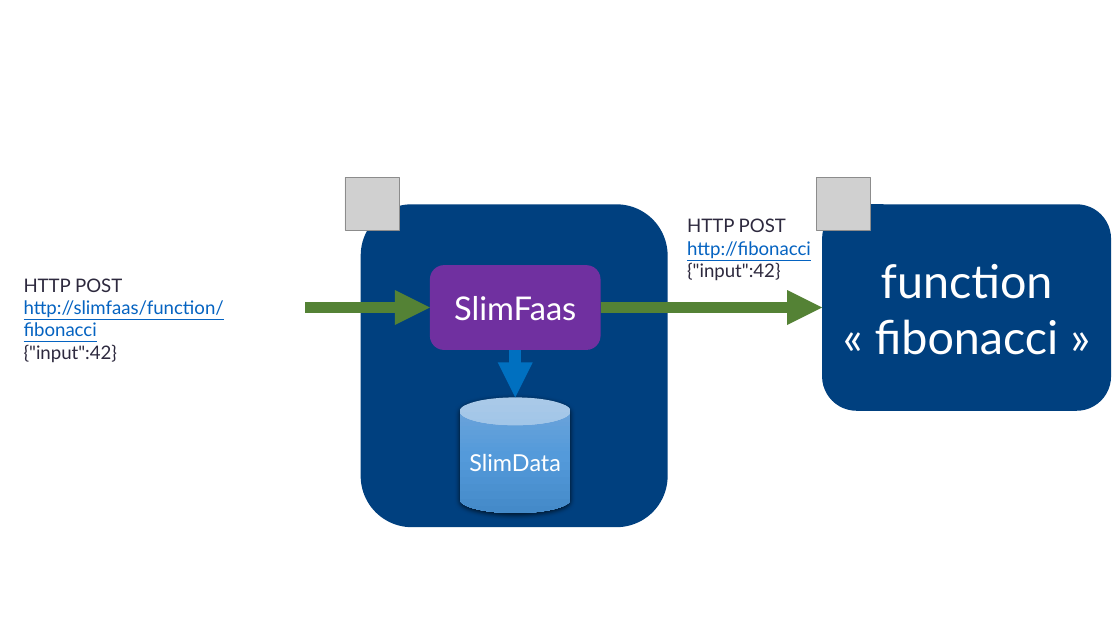
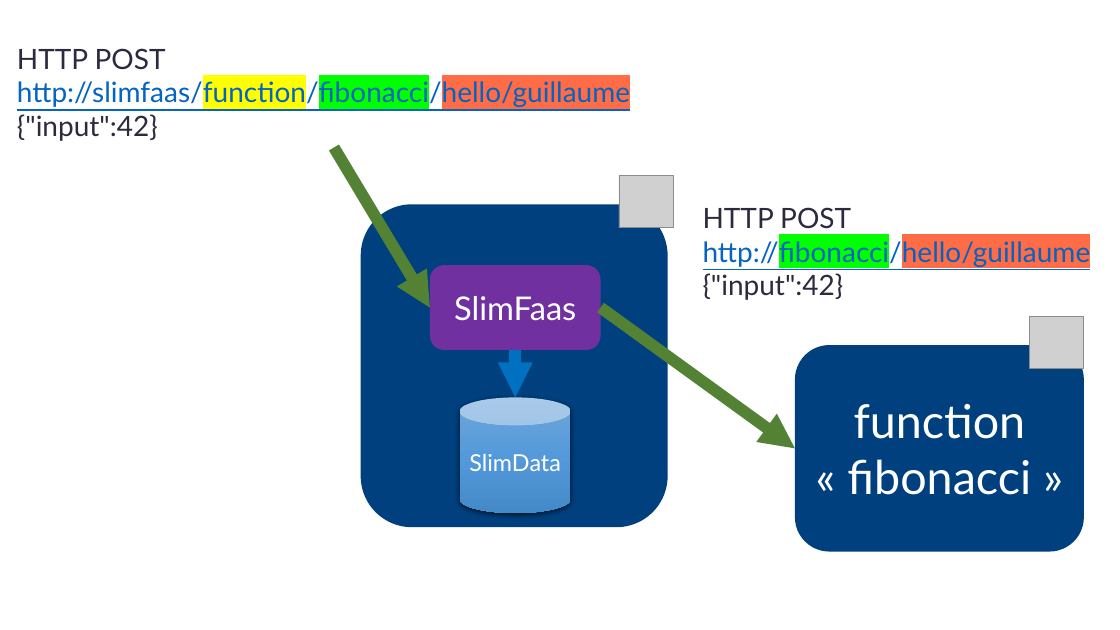
Before and after one commit to AxaFrance/SlimFaas, a slide deck: slide 3 of documentation/slimfaas.pptx (slide 2 before the commit). Drawn at 1120x630 pixels with LibreOffice and Linux fonts; fonts in the diff are those of the drawing; grey boxes stand for pictures. Boxes give left, top, right and bottom in pixels: in the first picture for what was removed or moved away, otherwise in the second. Text is boxed around its words. In the diff, an @@ line names an element or a change of style, - is before the commit and + after.

```diff
--- a/documentation/slimfaas.pptx
+++ b/documentation/slimfaas.pptx
@@ text "HTTP POST": place and size @@
-text "HTTP POST" at [24, 278, 224, 363]
+text "HTTP POST" at [17, 48, 630, 141]
@@ text at [17, 48, 166, 141]: size 16 to 24 pt in "HTTP POST", "{"input":42}" @@
@@ text at [17, 78, 630, 108]: text changed; size 16 to 24 pt @@
-http://slimfaas/function/fibonacci
+http://slimfaas/function/fibonacci/hello/guillaume
@@ arrow moved from (305, 308) - (430, 308) to (334, 148) - (430, 308) @@
@@ picture: place and size @@
-picture at [345, 177, 399, 230]
+picture at [619, 176, 673, 229]
@@ text "HTTP POST": place and size @@
-text "HTTP POST" at [687, 218, 811, 281]
+text "HTTP POST" at [703, 207, 1091, 300]
@@ text at [703, 207, 851, 229]: size 16 to 24 pt in "HTTP POST" @@
@@ text at [703, 237, 1091, 300]: text changed; size 16 to 24 pt @@
-http://fibonacci
-{"input":42}
+http://fibonacci/hello/guillaume
+{"input":42}
@@ arrow moved from (601, 308) - (823, 308) to (601, 308) - (795, 449) @@
@@ picture: place and size @@
-picture at [817, 177, 870, 230]
+picture at [1030, 316, 1084, 369]
@@ rounded rectangle "function « fibonacci »": place and size @@
-rounded rectangle "function « fibonacci »" at [823, 204, 1112, 411]
+rounded rectangle "function « fibonacci »" at [795, 345, 1084, 552]
```
Also in this commit, not shown: 1 other slide changed, 2 slides added, 5 other files.
